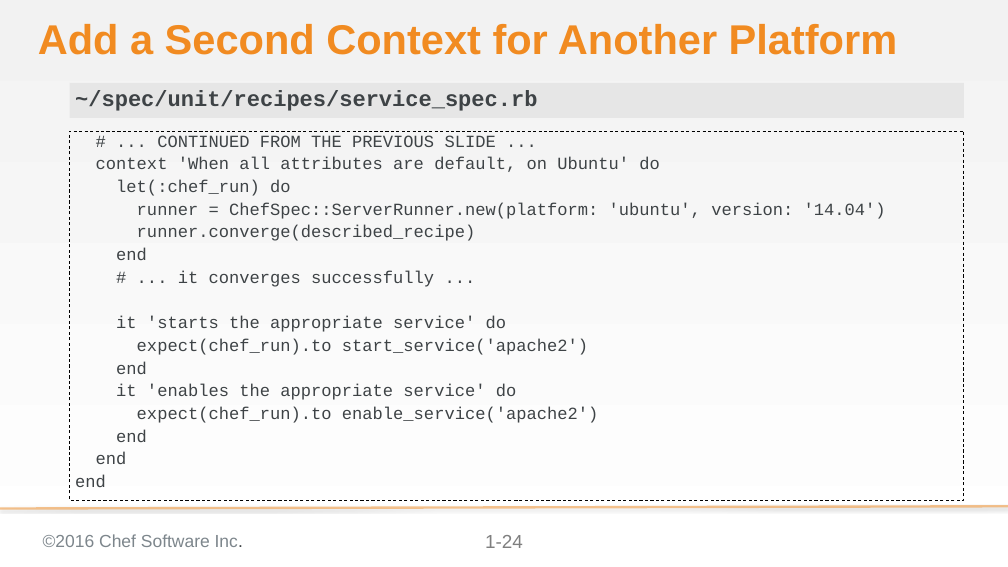
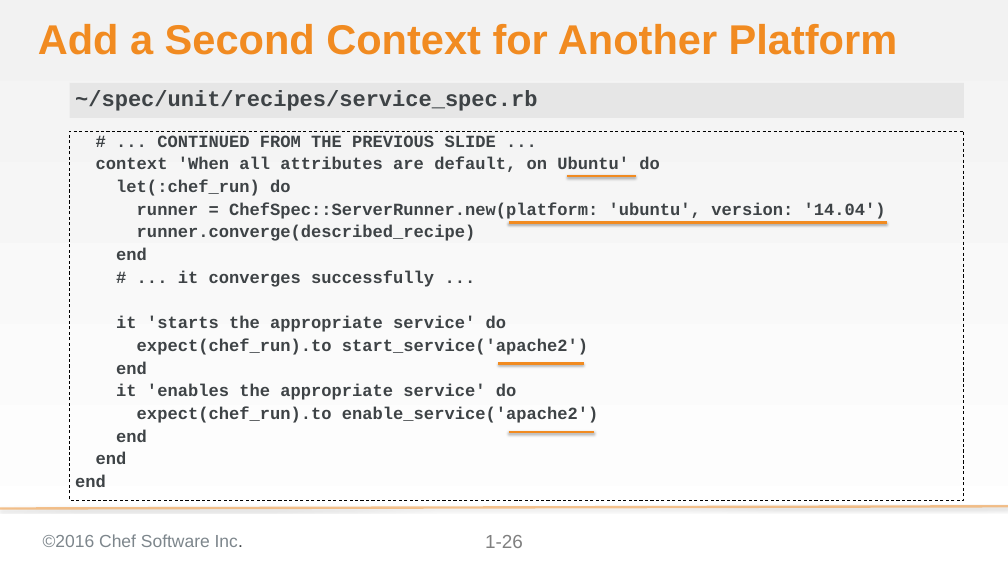
Before and after one commit to chef-training/test_driven_cookbook_development, a slide deck: slide 26 of 08-refactoring_for_multiple_platforms.pptx (slide 24 before the commit). Drawn at 1008x567 pixels with LibreOffice and Linux fonts; fonts in the diff are those of the drawing; background and template pictures are left out. Boxes give left, top, right and bottom in pixels: in the first picture for what was removed or moved away, otherwise in the second. Text is boxed around its words. In the diff, an @@ line names an element or a change of style, - is before the commit and + after.

```diff
--- a/08-refactoring_for_multiple_platforms.pptx
+++ b/08-refactoring_for_multiple_platforms.pptx
@@ text "# ... CONTINUED FROM THE ..." at [70, 131, 964, 500]: bold on @@
@@ line added from (567, 176) to (636, 176), #F18B21 3 pt @@
@@ line added from (509, 222) to (887, 222), #F18B21 3 pt @@
@@ line added from (498, 363) to (584, 363), #F18B21 3 pt @@
@@ line added from (509, 432) to (594, 432), #F18B21 3 pt @@
@@ page number at [485, 535, 523, 548]: text changed @@
-1-24
+1-26
```
Also in this commit, not shown: 36 other slides changed, 3 slides added.
